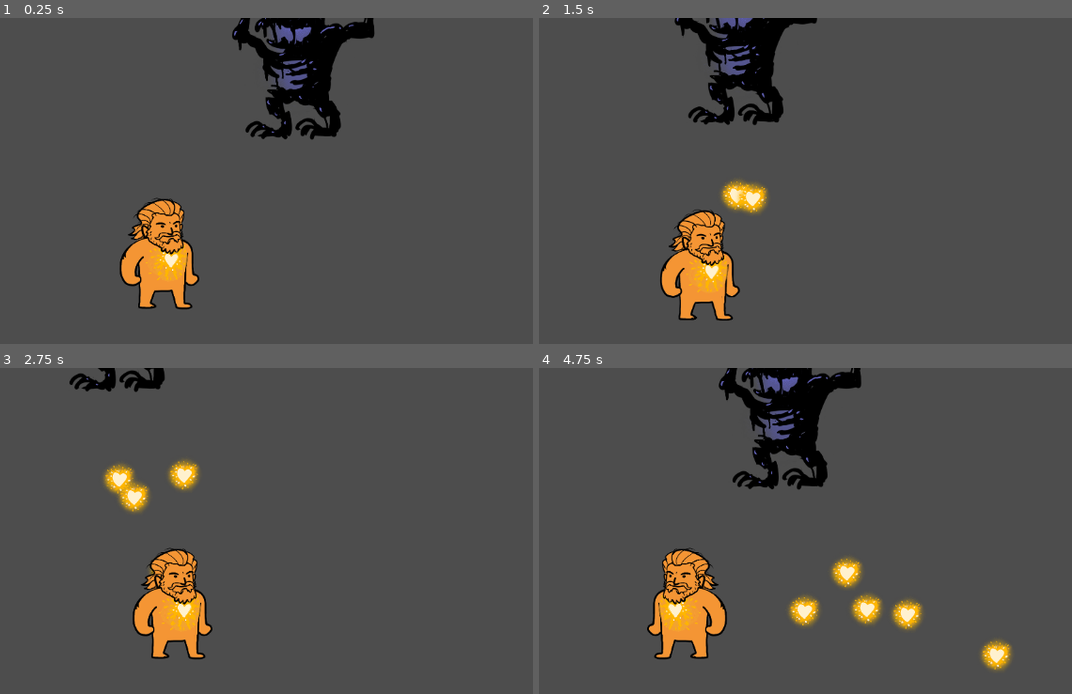
Above: before the commit, frames 1-4 (two rows, left to right).
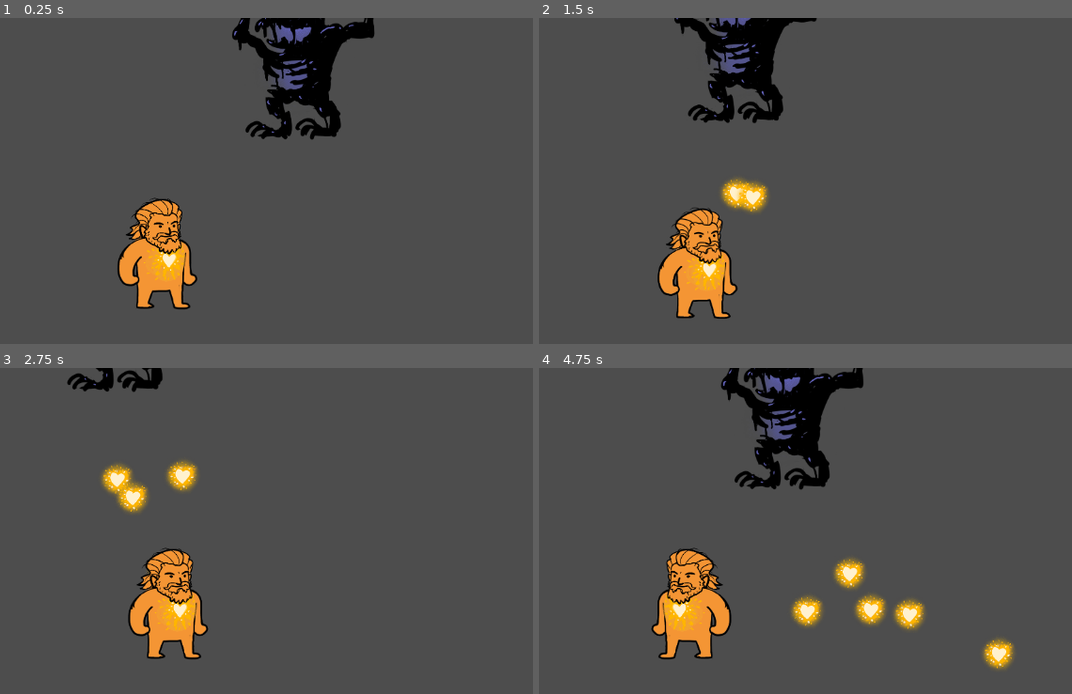
Above: after the commit, the same moments.

Repository: martindzejky/slavo-collab
Game: Godot game, scene res://main.tscn
The game is run twice, just before and just after one commit, with the same random seed, the same clock (stepped at 60 frames per second) and the same inputs.
Inputs (mouse positions are in pixels of both pictures, inside the frame that each line leads up to):
- Up to frame 1 (0.25 s): no input
- Up to frame 2 (1.5 s): tap Enter at 0.5 s; move the mouse to (864, 207) at 0.52 s; press the mouse at (864, 207) at 0.53 s; hold D (move_right) 0.53-1.28 s; move the mouse to (549, 249) at 1.27 s; release the mouse at (549, 249) at 1.28 s; hold S (move_down) from 1.28 s (still down); click (549, 249) at 1.35 s
- Up to frame 3 (2.75 s): move the mouse to (234, 485) at 2.02 s; release S (move_down) at 2.03 s; press the mouse at (234, 485) at 2.03 s; hold D (move_right) from 2.03 s (still down)
- Up to frame 4 (4.75 s): move the mouse to (661, 664) at 2.77 s; release D (move_right) at 2.78 s; release the mouse at (661, 664) at 2.78 s; hold W (move_up) 2.78-3.53 s; click (661, 664) at 2.85 s; move the mouse to (922, 641) at 3.52 s; press the mouse at (922, 641) at 3.53 s; hold A (move_left) from 3.53 s (still down); move the mouse to (outside the picture) at 4.27 s; release the mouse at (outside the picture) at 4.28 s; click (outside the picture) at 4.35 s

The runs differ from the first frame. In frame 1, 1.7% of the frame differs, in the area x 22-38%, y 55-90%; in frame 2, 3.4%; in frame 3, 3.2%; in frame 4, 5.2%, in the area x 20-90%, y 0-93%.

Commit message:
physics movement

Diff:
--- a/components/movement.gd
+++ b/components/movement.gd
@@ -1,6 +1,5 @@
 extends Node
 class_name Movement
 
-@export var root: Node2D
 @export var move_speed: float = 0
 @export var move_direction: Vector2 = Vector2.ZERO
--- a/components/player_movement.gd
+++ b/components/player_movement.gd
@@ -1,6 +1,10 @@
 extends Movement
 class_name PlayerMovement
 
-func _process(delta: float) -> void:
+@export var root: CharacterBody2D
+
+func _physics_process(delta: float) -> void:
   move_direction = Input.get_vector('move_left', 'move_right', 'move_up', 'move_down')
-  root.position += move_direction * move_speed * delta
+
+  root.velocity = move_direction * move_speed
+  root.move_and_slide()
--- a/objects/demon.tscn
+++ b/objects/demon.tscn
@@ -1,9 +1,20 @@
-[gd_scene load_steps=2 format=3 uid="uid://bi6j2msajxmqr"]
+[gd_scene load_steps=3 format=3 uid="uid://bi6j2msajxmqr"]
 
 [ext_resource type="Texture2D" uid="uid://b2ymsg6xqbi3a" path="res://sprites/demon.png" id="1_v40ab"]
 
-[node name="demon" type="Node2D"]
+[sub_resource type="CapsuleShape2D" id="CapsuleShape2D_v40ab"]
+radius = 48.28
+height = 278.82
+
+[node name="demon" type="CharacterBody2D"]
+collision_layer = 2
+collision_mask = 3
+motion_mode = 1
 
 [node name="sprite" type="Sprite2D" parent="."]
 position = Vector2(0, -228)
 texture = ExtResource("1_v40ab")
+
+[node name="shape" type="CollisionShape2D" parent="."]
+rotation = 1.5708
+shape = SubResource("CapsuleShape2D_v40ab")
--- a/objects/player.tscn
+++ b/objects/player.tscn
@@ -9,13 +9,19 @@
 [ext_resource type="PackedScene" uid="uid://cnkojjn1en3gk" path="res://objects/heart_projectile.tscn" id="5_f46kd"]
 [ext_resource type="Script" uid="uid://dbnki8y8un232" path="res://components/sprite_flip.gd" id="8_3rfka"]
 
-[node name="player" type="Node2D"]
+[sub_resource type="CapsuleShape2D" id="CapsuleShape2D_3rfka"]
+radius = 30.0
+height = 153.98
+
+[node name="player" type="CharacterBody2D" groups=["player"]]
+collision_mask = 3
+motion_mode = 1
 
 [node name="sprites" type="Node2D" parent="."]
 
 [node name="body" type="Sprite2D" parent="sprites"]
 self_modulate = Color(0.956863, 0.584314, 0.203922, 1)
-position = Vector2(0, -109)
+position = Vector2(-6.5, -109)
 texture = ExtResource("1_f46kd")
 
 [node name="heart" type="Sprite2D" parent="sprites/body"]
@@ -24,7 +30,7 @@
 
 [node name="head" type="Sprite2D" parent="sprites"]
 self_modulate = Color(0.956863, 0.584314, 0.203922, 1)
-position = Vector2(-11, -252)
+position = Vector2(-17.5, -252)
 texture = ExtResource("2_3rerk")
 
 [node name="camera" type="Camera2D" parent="."]
@@ -32,6 +38,10 @@
 zoom = Vector2(0.5, 0.5)
 position_smoothing_enabled = true
 position_smoothing_speed = 10.0
+
+[node name="shape" type="CollisionShape2D" parent="."]
+rotation = 1.5708
+shape = SubResource("CapsuleShape2D_3rfka")
 
 [node name="shoot_cooldown" type="Timer" parent="."]
 wait_time = 0.5
--- a/project.godot
+++ b/project.godot
@@ -14,6 +14,10 @@
 run/main_scene="uid://wnvov4rkcpid"
 config/features=PackedStringArray("4.4", "GL Compatibility")
 config/icon="res://icon.svg"
+
+[global_group]
+
+player=""
 
 [input]
 
@@ -73,6 +77,13 @@
 ]
 }
 
+[layer_names]
+
+2d_physics/layer_1="player"
+2d_physics/layer_2="enemy"
+2d_physics/layer_3="player-projectile"
+2d_physics/layer_4="enemy-projectile"
+
 [rendering]
 
 renderer/rendering_method="gl_compatibility"
Not shown: 1 places in objects/player.tscn that only renumber resources
